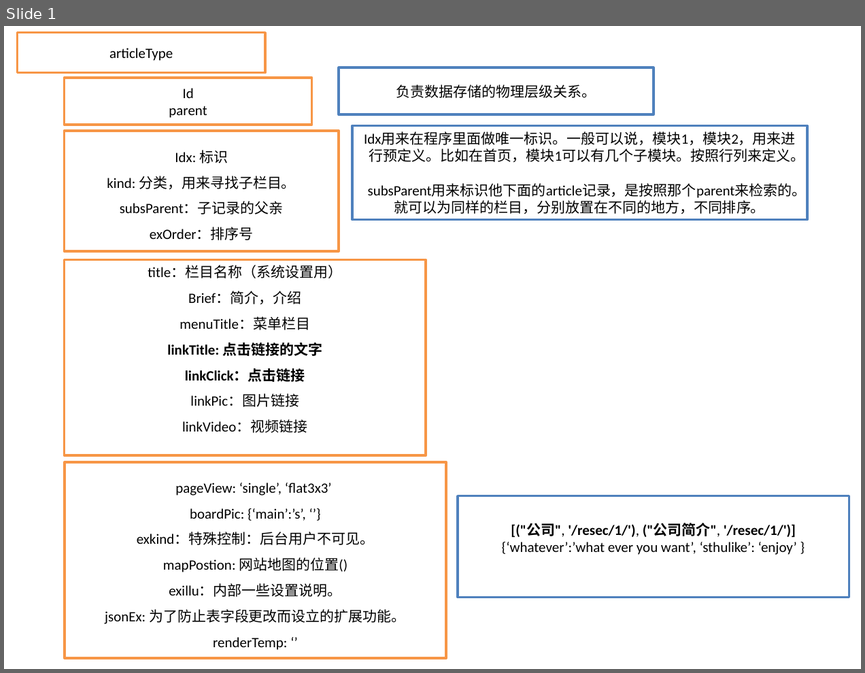
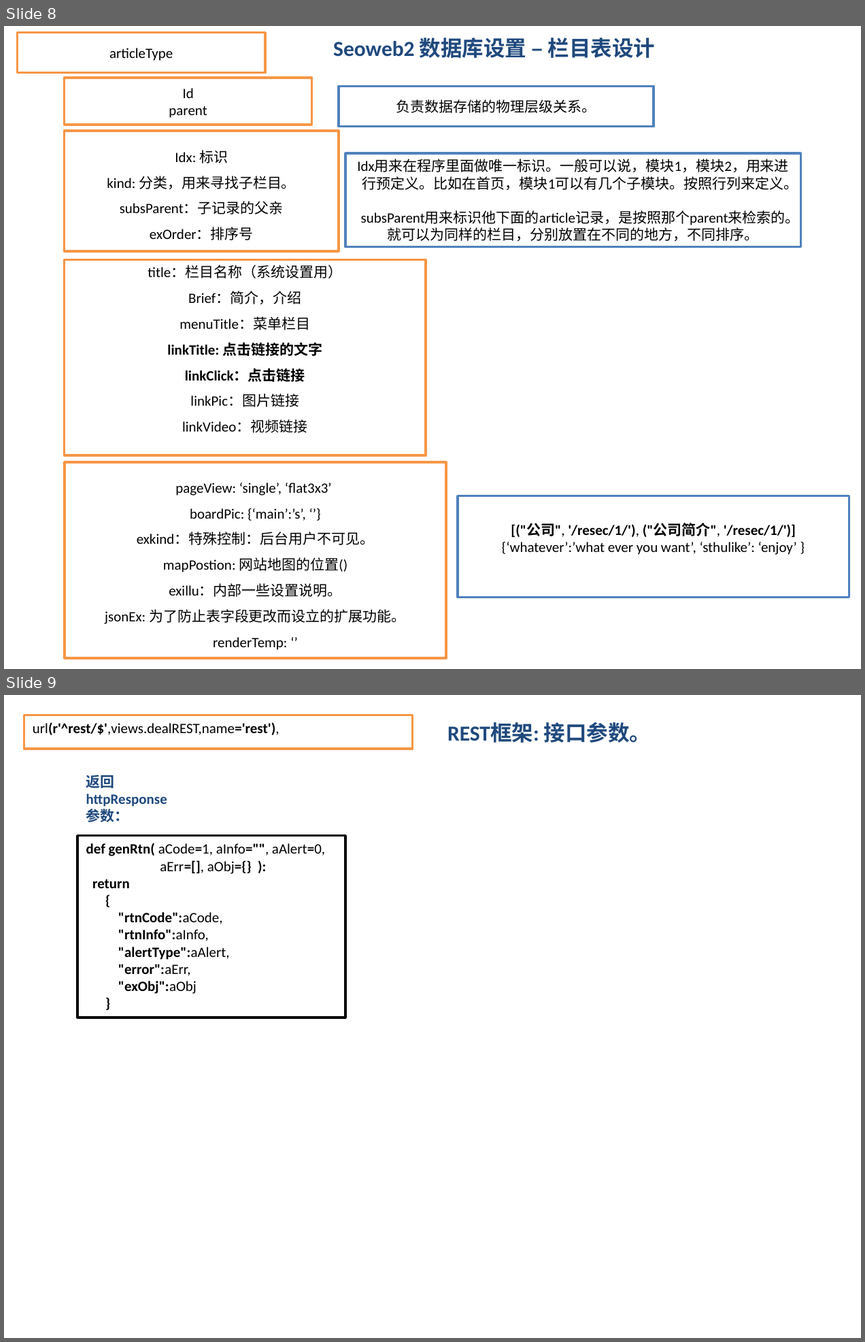
Before and after one commit to zhtdh/seoWeb, a slide deck: hierarchy.pptx. Shown one above the other, each under a label of ours: slide 1 before the commit, slides 8 and 9 after it. The pictures are 865x673 and 865x1342 pixels, drawn with LibreOffice and Linux fonts; fonts in the diff are those of the drawing. Boxes give left, top, right and bottom in pixels: in the first picture for what was removed or moved away, otherwise in the second. Text is boxed around its words. In the diff, an @@ line names an element or a change of style, - is before the commit and + after.

```diff
--- a/hierarchy.pptx
+++ b/hierarchy.pptx
@@ slide 9 added at (x1=4, y1=695, x2=861, y2=1338), background #56C965 @@
@@ rectangle added at (x1=24, y1=715, x2=412, y2=748), fill #56C965, outline #F79646 2 pt, 12 pt, text #000000 @@
+url(r'^rest/$',views.dealREST,name='rest'),
@@ text added at (x1=447, y1=722, x2=651, y2=743), 18 pt, text #1F497D, bold @@
+REST框架: 接口参数。
@@ text added at (x1=86, y1=775, x2=167, y2=822), 12 pt, text #1F497D, bold @@
+返回
+httpResponse
+参数：
@@ rectangle added at (x1=77, y1=836, x2=346, y2=1017), fill #56C965, outline #000000 2 pt, 12 pt, text #000000, bold @@
+def genRtn( aCode=1, aInfo="", aAlert=0,
+aErr=[], aObj={} ):
+return
+{
+"rtnCode":aCode,
+"rtnInfo":aInfo,
+"alertType":aAlert,
+"error":aErr,
+"exObj":aObj
+}
@@ what was slide 1 is now slide 8 @@
@@ slide 8 changed as well @@
@@ text added at (x1=333, y1=38, x2=655, y2=58), 18 pt, text #1F497D, bold @@
+Seoweb2 数据库设置 – 栏目表设计
@@ rectangle "负责数据存储的物理层级关系。" resized from (x1=339, y1=68, x2=653, y2=115) to (x1=339, y1=86, x2=653, y2=126) @@
@@ rectangle "Idx用来在程序里面做唯一标识。一般可以说，模块1，模块2，用来进行预定义。比如在首页，模块1可以有几个子模块。按照行列 ..." moved from (x1=352, y1=125, x2=807, y2=219) to (x1=345, y1=152, x2=800, y2=246) @@
```
Also in this commit, not shown: 3 other slides changed, 6 other slides added, 1 other file.
